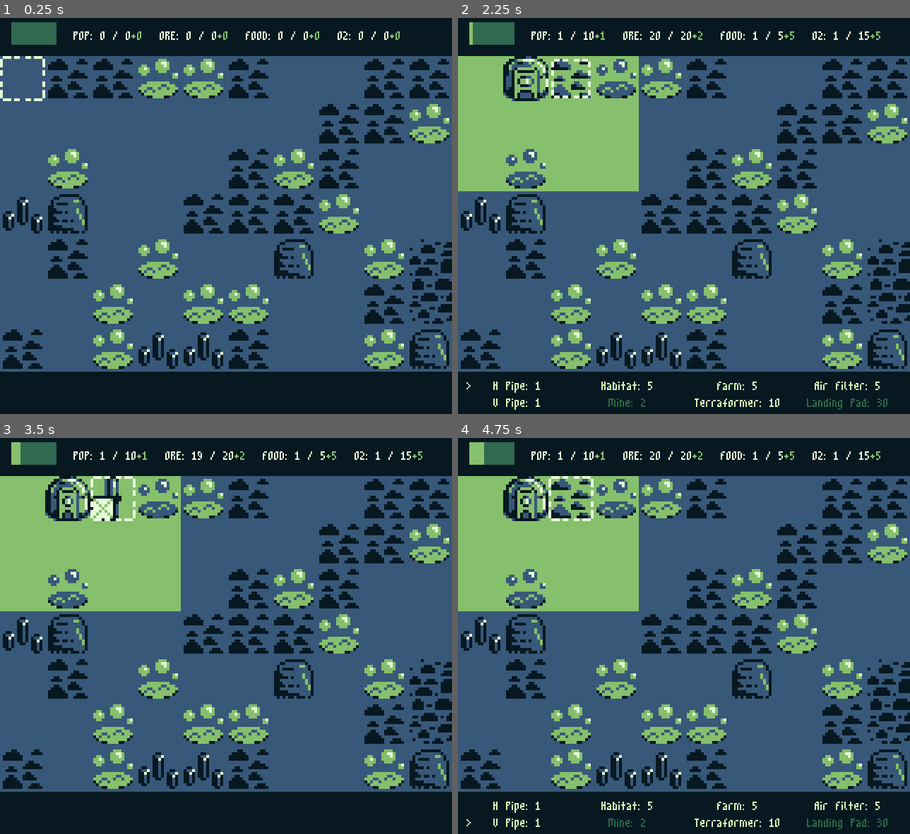
Above: before the commit, frames 1-4 (two rows, left to right).
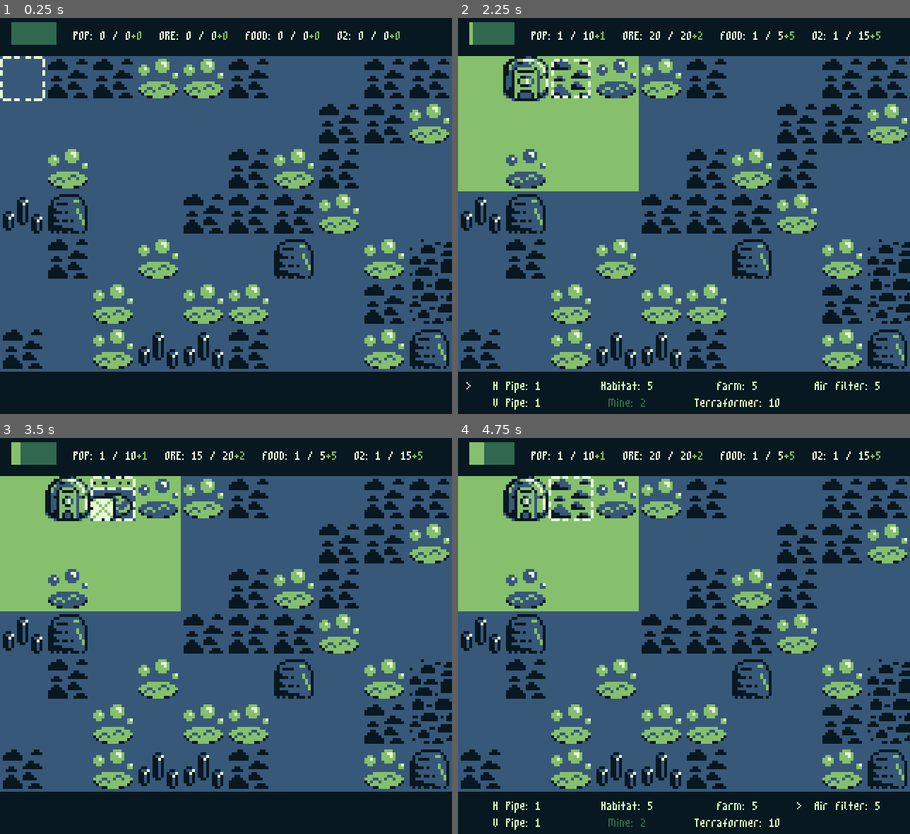
Above: after the commit, the same moments.

Repository: lrozanski/gb-jam-11_space
Game: Godot game, scene res://scenes/main.tscn
Same seed, same stepped clock (60 frames per second), same inputs: the game is played once before the commit and once after it.
Inputs:
- Up to frame 1 (0.25 s): no input
- Up to frame 2 (2.25 s): hold D (Right) 0.53-1.28 s; tap Z (Confirm) at 0.6, 1.55, 2.1 s; tap C (Start) at 0.8, 1.35, 2 s; tap Enter at 1.25 s; hold S (Down) 1.28-2.03 s; hold D (Right) from 2.03 s (still down)
- Up to frame 3 (3.5 s): tap C (Start) at 2.3, 2.85 s; release D (Right) at 2.78 s; hold W (Up) from 2.78 s (still down); tap Z (Confirm) at 3.05 s
- Up to frame 4 (4.75 s): tap Z (Confirm) at 3.5, 3.6, 4.55 s; release W (Up) at 3.53 s; hold A (Left) from 3.53 s (still down); tap C (Start) at 3.8, 4.35 s; tap X (Cancel) at 4.15 s

The runs differ from the first frame. In frame 2, 0.1% of the frame differs, in the area x 77-95%, y 96-99%; in frame 3, 0.5%, in the area x 20-45%, y 3-21%; in frame 4, 0.1%.

Commit message:
Added a help screen

Diff:
--- a/scenes/main.tscn
+++ b/scenes/main.tscn
@@ -17,6 +17,7 @@
 [ext_resource type="AudioStream" uid="uid://demtxu00fwqi4" path="res://sounds/Demolished.wav" id="15_n0mbv"]
 [ext_resource type="AudioStream" uid="uid://cwyg6s0kak872" path="res://sounds/Menu.wav" id="16_gsghu"]
 [ext_resource type="AudioStream" uid="uid://cvhegattqwxd3" path="res://sounds/Not_Allowed.wav" id="17_dgqgm"]
+[ext_resource type="PackedScene" uid="uid://b8sjssrhc3brr" path="res://ui/help_screen.tscn" id="18_f3ybl"]
 
 [node name="Scene" type="Node2D"]
 
@@ -78,3 +79,6 @@
 stream = ExtResource("17_dgqgm")
 volume_db = -5.0
 pitch_scale = 1.2
+
+[node name="HelpScreen" parent="." instance=ExtResource("18_f3ybl")]
+visible = false
--- a/ui/building_panel.tscn
+++ b/ui/building_panel.tscn
@@ -45,11 +45,6 @@
 layout_mode = 2
 text = "Terraformer"
 
-[node name="Landing Pad" parent="." instance=ExtResource("2_bbpak")]
-visible = false
-layout_mode = 2
-text = "Landing Pad"
-
 [node name="HQ" parent="." instance=ExtResource("2_bbpak")]
 layout_mode = 2
 text = "HQ"
--- /dev/null
+++ b/ui/help_screen.gd
@@ -0,0 +1,53 @@
+extends TextureRect
+class_name HelpScreen
+
+@onready var menu_sound: AudioStreamPlayer = $"Audio/Menu"
+@onready var denied_sound: AudioStreamPlayer = $"Audio/Denied"
+@onready var up_arrow: Control = $"VBoxContainer/Top/UpArrow"
+@onready var down_arrow: Control = $"VBoxContainer/Bottom/DownArrow"
+
+var page: int = 0
+var max_page_index: int = -1
+var pages: Array[Node]
+
+
+func _ready():
+	pages = get_node("VBoxContainer/Content").get_children()
+	max_page_index = pages.size() - 1
+	_update_arrows()
+
+
+func _update_arrows():
+	up_arrow.visible = page > 0
+	down_arrow.visible = page < max_page_index
+
+
+func _previous_page():
+	pages[page].visible = false
+	pages[page - 1].visible = true
+
+	page -= 1
+	menu_sound.play()
+	_update_arrows()
+
+
+func _next_page():
+	pages[page].visible = false
+	pages[page + 1].visible = true
+
+	page += 1
+	menu_sound.play()
+	_update_arrows()
+
+
+func _process(_delta):
+	if Input.is_action_just_pressed("Up"):
+		if page > 0:
+			_previous_page()
+		else:
+			denied_sound.play()
+	elif Input.is_action_just_pressed("Down"):
+		if page < max_page_index:
+			_next_page()
+		else:
+			denied_sound.play()
--- /dev/null
+++ b/ui/help_screen.tscn
@@ -0,0 +1,359 @@
+[gd_scene load_steps=17 format=3 uid="uid://b8sjssrhc3brr"]
+
+[ext_resource type="Theme" uid="uid://lrjbiv84hnp2" path="res://ui/theme.tres" id="1_5v1nf"]
+[ext_resource type="Texture2D" uid="uid://c3f434nhl077o" path="res://ui/sprites/menu_edited.png" id="1_cf8cs"]
+[ext_resource type="Texture2D" uid="uid://bqq470vtlh7kq" path="res://ui/sprites/arrow.png" id="2_gv4uq"]
+[ext_resource type="Texture2D" uid="uid://cpxq1gxgkbrxq" path="res://ui/icons/hq.tres" id="3_ijbj7"]
+[ext_resource type="Script" path="res://ui/help_screen.gd" id="3_x8m3c"]
+[ext_resource type="Texture2D" uid="uid://cmkaf2t7wscnq" path="res://ui/icons/tiles.tres" id="4_e667v"]
+[ext_resource type="AudioStream" uid="uid://cwyg6s0kak872" path="res://sounds/Menu.wav" id="4_xdyo4"]
+[ext_resource type="AudioStream" uid="uid://cvhegattqwxd3" path="res://sounds/Not_Allowed.wav" id="5_740rp"]
+[ext_resource type="Texture2D" uid="uid://dfv8fneibnhkw" path="res://ui/icons/tiles_terraformed.tres" id="5_x8lmb"]
+[ext_resource type="Texture2D" uid="uid://b0dibpfd0ko5u" path="res://ui/icons/ore_patch.tres" id="6_1m1tn"]
+[ext_resource type="Texture2D" uid="uid://ddwlvyau7aeo5" path="res://ui/icons/terraformer.tres" id="8_2jg5v"]
+[ext_resource type="Texture2D" uid="uid://bsx2wm8kqfrt7" path="res://ui/icons/pipes.tres" id="9_gn6dv"]
+[ext_resource type="Texture2D" uid="uid://dqij6elhsyfru" path="res://ui/icons/disabled.tres" id="10_8b2e6"]
+[ext_resource type="Texture2D" uid="uid://cty2ke0cb73qh" path="res://ui/icons/farm_field.tres" id="12_el6kr"]
+[ext_resource type="Texture2D" uid="uid://dlk4fnp2mrauv" path="res://ui/icons/habitat.tres" id="12_vogtw"]
+[ext_resource type="Texture2D" uid="uid://3kdmawlblux7" path="res://ui/icons/air_filter.tres" id="13_wfkya"]
+
+[node name="HelpScreen" type="TextureRect"]
+z_index = 1
+offset_right = 640.0
+offset_bottom = 576.0
+theme = ExtResource("1_5v1nf")
+texture = ExtResource("1_cf8cs")
+script = ExtResource("3_x8m3c")
+
+[node name="Audio" type="Node" parent="."]
+
+[node name="Menu" type="AudioStreamPlayer" parent="Audio"]
+stream = ExtResource("4_xdyo4")
+volume_db = -5.0
+pitch_scale = 1.2
+
+[node name="Denied" type="AudioStreamPlayer" parent="Audio"]
+stream = ExtResource("5_740rp")
+volume_db = -5.0
+pitch_scale = 1.2
+
+[node name="Label" type="Label" parent="."]
+layout_mode = 0
+offset_top = 484.0
+offset_right = 640.0
+offset_bottom = 548.0
+theme_override_font_sizes/font_size = 48
+text = "Press X to exit"
+horizontal_alignment = 1
+vertical_alignment = 1
+
+[node name="VBoxContainer" type="VBoxContainer" parent="."]
+layout_mode = 0
+offset_left = 64.0
+offset_top = 32.0
+offset_right = 576.0
+offset_bottom = 480.0
+
+[node name="Top" type="HBoxContainer" parent="VBoxContainer"]
+custom_minimum_size = Vector2(64, 48)
+layout_mode = 2
+alignment = 1
+
+[node name="UpArrow" type="TextureRect" parent="VBoxContainer/Top"]
+visible = false
+layout_mode = 2
+size_flags_horizontal = 3
+texture = ExtResource("2_gv4uq")
+stretch_mode = 5
+
+[node name="Content" type="GridContainer" parent="VBoxContainer"]
+custom_minimum_size = Vector2(64, 64)
+layout_mode = 2
+size_flags_vertical = 3
+
+[node name="1" type="GridContainer" parent="VBoxContainer/Content"]
+layout_mode = 2
+size_flags_horizontal = 3
+size_flags_vertical = 3
+theme_override_constants/h_separation = 32
+theme_override_constants/v_separation = 16
+columns = 2
+
+[node name="HQ" type="TextureRect" parent="VBoxContainer/Content/1"]
+custom_minimum_size = Vector2(64, 64)
+layout_mode = 2
+texture = ExtResource("3_ijbj7")
+stretch_mode = 5
+
+[node name="HQLabel" type="Label" parent="VBoxContainer/Content/1"]
+layout_mode = 2
+size_flags_horizontal = 3
+size_flags_vertical = 1
+theme_override_colors/font_color = Color(0.188235, 0.407843, 0.313726, 1)
+text = "Start the game by placing your HQ anywhere on the map."
+autowrap_mode = 3
+
+[node name="Tiles" type="TextureRect" parent="VBoxContainer/Content/1"]
+custom_minimum_size = Vector2(192, 64)
+layout_mode = 2
+texture = ExtResource("4_e667v")
+stretch_mode = 5
+
+[node name="TilesLabel" type="Label" parent="VBoxContainer/Content/1"]
+layout_mode = 2
+size_flags_horizontal = 3
+size_flags_vertical = 1
+theme_override_colors/font_color = Color(0.188235, 0.407843, 0.313726, 1)
+text = "These tiles are purely visual. They are not terraformed, and you can't build on them.
+"
+autowrap_mode = 3
+
+[node name="Tiles2" type="TextureRect" parent="VBoxContainer/Content/1"]
+custom_minimum_size = Vector2(192, 64)
+layout_mode = 2
+texture = ExtResource("5_x8lmb")
+stretch_mode = 5
+
+[node name="Tiles2Label" type="Label" parent="VBoxContainer/Content/1"]
+layout_mode = 2
+size_flags_horizontal = 3
+size_flags_vertical = 1
+theme_override_colors/font_color = Color(0.188235, 0.407843, 0.313726, 1)
+text = "These tiles are terraformed and you can build on them."
+autowrap_mode = 3
+
+[node name="Ore Patch" type="TextureRect" parent="VBoxContainer/Content/1"]
+custom_minimum_size = Vector2(64, 64)
+layout_mode = 2
+texture = ExtResource("6_1m1tn")
+stretch_mode = 5
+
+[node name="OreLabel" type="Label" parent="VBoxContainer/Content/1"]
+layout_mode = 2
+size_flags_horizontal = 3
+size_flags_vertical = 1
+theme_override_colors/font_color = Color(0.188235, 0.407843, 0.313726, 1)
+text = "Place ore mines on ore patches.
+This will give you +2 ORE per week."
+autowrap_mode = 3
+
+[node name="2" type="VBoxContainer" parent="VBoxContainer/Content"]
+visible = false
+layout_mode = 2
+size_flags_horizontal = 3
+size_flags_vertical = 3
+
+[node name="GridContainer" type="GridContainer" parent="VBoxContainer/Content/2"]
+layout_mode = 2
+size_flags_vertical = 3
+theme_override_constants/h_separation = 32
+theme_override_constants/v_separation = 16
+columns = 2
+
+[node name="Pipes" type="TextureRect" parent="VBoxContainer/Content/2/GridContainer"]
+custom_minimum_size = Vector2(128, 64)
+layout_mode = 2
+size_flags_horizontal = 4
+texture = ExtResource("9_gn6dv")
+stretch_mode = 5
+
+[node name="ConnectBuildings" type="Label" parent="VBoxContainer/Content/2/GridContainer"]
+layout_mode = 2
+size_flags_horizontal = 3
+size_flags_vertical = 1
+theme_override_colors/font_color = Color(0.188235, 0.407843, 0.313726, 1)
+text = "Connect buildings with pipes.
+H / V pipes do not connect to each other."
+vertical_alignment = 1
+autowrap_mode = 3
+
+[node name="HBoxContainer" type="HBoxContainer" parent="VBoxContainer/Content/2/GridContainer"]
+layout_mode = 2
+size_flags_horizontal = 4
+
+[node name="HQ" type="TextureRect" parent="VBoxContainer/Content/2/GridContainer/HBoxContainer"]
+custom_minimum_size = Vector2(64, 64)
+layout_mode = 2
+size_flags_horizontal = 4
+size_flags_vertical = 4
+texture = ExtResource("3_ijbj7")
+stretch_mode = 5
+
+[node name="Terraformer" type="TextureRect" parent="VBoxContainer/Content/2/GridContainer/HBoxContainer"]
+custom_minimum_size = Vector2(64, 64)
+layout_mode = 2
+size_flags_horizontal = 4
+size_flags_vertical = 4
+texture = ExtResource("8_2jg5v")
+stretch_mode = 5
+
+[node name="DisabledOverlay" type="TextureRect" parent="VBoxContainer/Content/2/GridContainer/HBoxContainer/Terraformer"]
+layout_mode = 0
+offset_right = 64.0
+offset_bottom = 64.0
+texture = ExtResource("10_8b2e6")
+stretch_mode = 5
+
+[node name="Unconnected" type="Label" parent="VBoxContainer/Content/2/GridContainer"]
+layout_mode = 2
+size_flags_horizontal = 3
+size_flags_vertical = 1
+theme_override_colors/font_color = Color(0.188235, 0.407843, 0.313726, 1)
+text = "Unconnected buildings are disabled.
+They do not contribute to your resources
+(or subtract from them)."
+autowrap_mode = 3
+
+[node name="Terraformer" type="TextureRect" parent="VBoxContainer/Content/2/GridContainer"]
+custom_minimum_size = Vector2(64, 64)
+layout_mode = 2
+size_flags_horizontal = 4
+size_flags_vertical = 4
+texture = ExtResource("8_2jg5v")
+stretch_mode = 5
+
+[node name="Terraformers" type="Label" parent="VBoxContainer/Content/2/GridContainer"]
+layout_mode = 2
+size_flags_horizontal = 3
+size_flags_vertical = 1
+theme_override_colors/font_color = Color(0.188235, 0.407843, 0.313726, 1)
+text = "Terraformers slowly process tiles around
+them in a 2-tile radius. 1 tile per week.
+Remove them when they're no longer useful!"
+autowrap_mode = 3
+
+[node name="Remove" type="Label" parent="VBoxContainer/Content/2"]
+layout_mode = 2
+size_flags_horizontal = 3
+size_flags_vertical = 1
+theme_override_colors/font_color = Color(0.188235, 0.407843, 0.313726, 1)
+text = "Removing a building refunds 100% of its resources.
+Use this to your advantage!"
+horizontal_alignment = 1
+autowrap_mode = 3
+
+[node name="3" type="VBoxContainer" parent="VBoxContainer/Content"]
+visible = false
+layout_mode = 2
+size_flags_horizontal = 3
+size_flags_vertical = 3
+
+[node name="GridContainer" type="GridContainer" parent="VBoxContainer/Content/3"]
+layout_mode = 2
+size_flags_vertical = 3
+theme_override_constants/h_separation = 32
+theme_override_constants/v_separation = 16
+columns = 2
+
+[node name="Population" type="Control" parent="VBoxContainer/Content/3/GridContainer"]
+custom_minimum_size = Vector2(64, 64)
+layout_mode = 2
+size_flags_horizontal = 4
+
+[node name="PopulationLabel" type="Label" parent="VBoxContainer/Content/3/GridContainer"]
+layout_mode = 2
+size_flags_horizontal = 3
+size_flags_vertical = 1
+theme_override_colors/font_color = Color(0.188235, 0.407843, 0.313726, 1)
+text = "Population always increases by 1 per week.
+This does not change."
+vertical_alignment = 1
+autowrap_mode = 3
+
+[node name="Habitat" type="TextureRect" parent="VBoxContainer/Content/3/GridContainer"]
+custom_minimum_size = Vector2(64, 64)
+layout_mode = 2
+size_flags_horizontal = 4
+texture = ExtResource("12_vogtw")
+
+[node name="HabitatLabel" type="Label" parent="VBoxContainer/Content/3/GridContainer"]
+layout_mode = 2
+size_flags_horizontal = 3
+size_flags_vertical = 1
+theme_override_colors/font_color = Color(0.188235, 0.407843, 0.313726, 1)
+text = "Habitats increase max population by 5."
+vertical_alignment = 1
+autowrap_mode = 3
+
+[node name="Farm" type="TextureRect" parent="VBoxContainer/Content/3/GridContainer"]
+custom_minimum_size = Vector2(64, 64)
+layout_mode = 2
+size_flags_horizontal = 4
+texture = ExtResource("12_el6kr")
+stretch_mode = 5
+
+[node name="FarmLabel" type="Label" parent="VBoxContainer/Content/3/GridContainer"]
+layout_mode = 2
+size_flags_horizontal = 3
+size_flags_vertical = 1
+theme_override_colors/font_color = Color(0.188235, 0.407843, 0.313726, 1)
+text = "Farms increase food by 5 per week."
+vertical_alignment = 1
+autowrap_mode = 3
+
+[node name="AirFilter" type="TextureRect" parent="VBoxContainer/Content/3/GridContainer"]
+custom_minimum_size = Vector2(64, 64)
+layout_mode = 2
+size_flags_horizontal = 4
+texture = ExtResource("13_wfkya")
+stretch_mode = 5
+
+[node name="AirFilterLabel" type="Label" parent="VBoxContainer/Content/3/GridContainer"]
+layout_mode = 2
+size_flags_horizontal = 3
+size_flags_vertical = 1
+theme_override_colors/font_color = Color(0.188235, 0.407843, 0.313726, 1)
+text = "Air Filters increase oxygen by 3 per week."
+vertical_alignment = 1
+autowrap_mode = 3
+
+[node name="4" type="VBoxContainer" parent="VBoxContainer/Content"]
+visible = false
+layout_mode = 2
+size_flags_horizontal = 3
+size_flags_vertical = 3
+
+[node name="GridContainer" type="GridContainer" parent="VBoxContainer/Content/4"]
+layout_mode = 2
+size_flags_horizontal = 3
+theme_override_constants/h_separation = 16
+theme_override_constants/v_separation = 16
+columns = 2
+
+[node name="Remove2" type="Label" parent="VBoxContainer/Content/4"]
+layout_mode = 2
+size_flags_horizontal = 3
+size_flags_vertical = 1
+theme_override_colors/font_color = Color(0.188235, 0.407843, 0.313726, 1)
+text = "The game operates on a timer. 1 week takes 10 seconds.
+
+The goal of the game is to terraform all tiles.
+You lose when you have no food, no oxygen, or no more space for people."
+horizontal_alignment = 1
+autowrap_mode = 3
+
+[node name="Controls" type="Label" parent="VBoxContainer/Content/4"]
+layout_mode = 2
+size_flags_horizontal = 3
+size_flags_vertical = 1
+theme_override_colors/font_color = Color(0.188235, 0.407843, 0.313726, 1)
+text = "
+WASD / Arrow Keys - Movement
+Z - Confirm, X - Cancel
+C - START, V - SELECT / HELP
+
+Press V at any time to show this screen!"
+horizontal_alignment = 1
+autowrap_mode = 3
+
+[node name="Bottom" type="HBoxContainer" parent="VBoxContainer"]
+custom_minimum_size = Vector2(64, 48)
+layout_mode = 2
+alignment = 1
+
+[node name="DownArrow" type="TextureRect" parent="VBoxContainer/Bottom"]
+layout_mode = 2
+size_flags_horizontal = 3
+texture = ExtResource("2_gv4uq")
+stretch_mode = 5
+flip_v = true
--- /dev/null
+++ b/ui/icons/disabled.tres
@@ -0,0 +1,7 @@
+[gd_resource type="AtlasTexture" load_steps=2 format=3 uid="uid://dqij6elhsyfru"]
+
+[ext_resource type="Texture2D" uid="uid://bpjt12e6kkfrc" path="res://map/tileset.png" id="1_wd80k"]
+
+[resource]
+atlas = ExtResource("1_wd80k")
+region = Rect2(48, 0, 16, 16)
--- /dev/null
+++ b/ui/icons/hq.tres
@@ -0,0 +1,7 @@
+[gd_resource type="AtlasTexture" load_steps=2 format=3 uid="uid://cpxq1gxgkbrxq"]
+
+[ext_resource type="Texture2D" uid="uid://bpjt12e6kkfrc" path="res://map/tileset.png" id="1_ivyqb"]
+
+[resource]
+atlas = ExtResource("1_ivyqb")
+region = Rect2(64, 32, 16, 16)
--- /dev/null
+++ b/ui/icons/ore_patch.tres
@@ -0,0 +1,7 @@
+[gd_resource type="AtlasTexture" load_steps=2 format=3 uid="uid://b0dibpfd0ko5u"]
+
+[ext_resource type="Texture2D" uid="uid://bpjt12e6kkfrc" path="res://map/tileset.png" id="1_8v4uy"]
+
+[resource]
+atlas = ExtResource("1_8v4uy")
+region = Rect2(96, 16, 16, 16)
--- /dev/null
+++ b/ui/icons/pipes.tres
@@ -0,0 +1,7 @@
+[gd_resource type="AtlasTexture" load_steps=2 format=3 uid="uid://bsx2wm8kqfrt7"]
+
+[ext_resource type="Texture2D" uid="uid://bpjt12e6kkfrc" path="res://map/tileset.png" id="1_3xsrq"]
+
+[resource]
+atlas = ExtResource("1_3xsrq")
+region = Rect2(32, 48, 32, 16)
--- /dev/null
+++ b/ui/icons/terraformer.tres
@@ -0,0 +1,7 @@
+[gd_resource type="AtlasTexture" load_steps=2 format=3 uid="uid://ddwlvyau7aeo5"]
+
+[ext_resource type="Texture2D" uid="uid://bpjt12e6kkfrc" path="res://map/tileset.png" id="1_ayqq2"]
+
+[resource]
+atlas = ExtResource("1_ayqq2")
+region = Rect2(64, 48, 16, 16)
--- /dev/null
+++ b/ui/icons/tiles.tres
@@ -0,0 +1,7 @@
+[gd_resource type="AtlasTexture" load_steps=2 format=3 uid="uid://cmkaf2t7wscnq"]
+
+[ext_resource type="Texture2D" uid="uid://bpjt12e6kkfrc" path="res://map/tileset.png" id="1_fq4xs"]
+
+[resource]
+atlas = ExtResource("1_fq4xs")
+region = Rect2(48, 16, 48, 16)
--- /dev/null
+++ b/ui/icons/tiles_terraformed.tres
@@ -0,0 +1,7 @@
+[gd_resource type="AtlasTexture" load_steps=2 format=3 uid="uid://dfv8fneibnhkw"]
+
+[ext_resource type="Texture2D" uid="uid://bpjt12e6kkfrc" path="res://map/tileset.png" id="1_43djw"]
+
+[resource]
+atlas = ExtResource("1_43djw")
+region = Rect2(0, 16, 48, 16)
--- a/ui/theme.tres
+++ b/ui/theme.tres
@@ -106,4 +106,5 @@
 Button/styles/hover = SubResource("StyleBoxFlat_yv4t4")
 Button/styles/normal = SubResource("StyleBoxFlat_4bf1u")
 Button/styles/pressed = SubResource("StyleBoxFlat_tr7oa")
+Label/colors/font_color = Color(0.901961, 0.980392, 0.847059, 1)
 PanelContainer/styles/panel = SubResource("StyleBoxFlat_vnp7b")
Binary file changed: map/tileset.png
Not shown: 1 places in scenes/main.tscn that only renumber resources
Binary file added: ui/sprites/arrow.png
Not shown, added: ui/sprites/arrow.png.import
Binary file added: ui/sprites/menu.png
Not shown, added: ui/sprites/menu.png.import
Binary file added: ui/sprites/menu_edited.png
Not shown, added: ui/sprites/menu_edited.png.import
